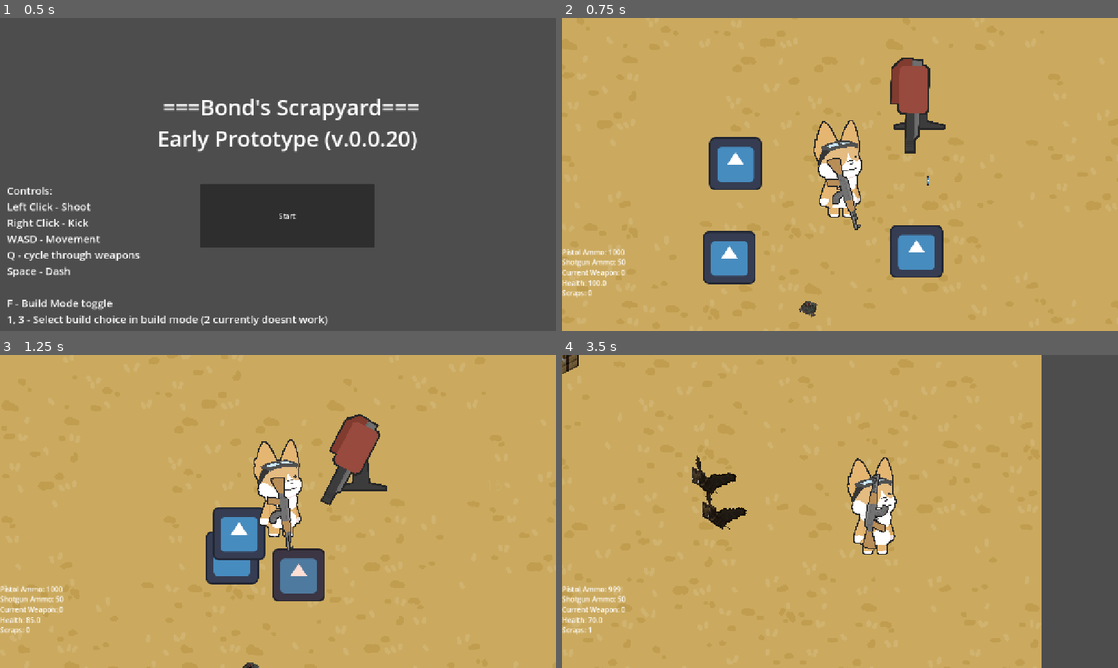
Above: before the commit, frames 1-4 (two rows, left to right).
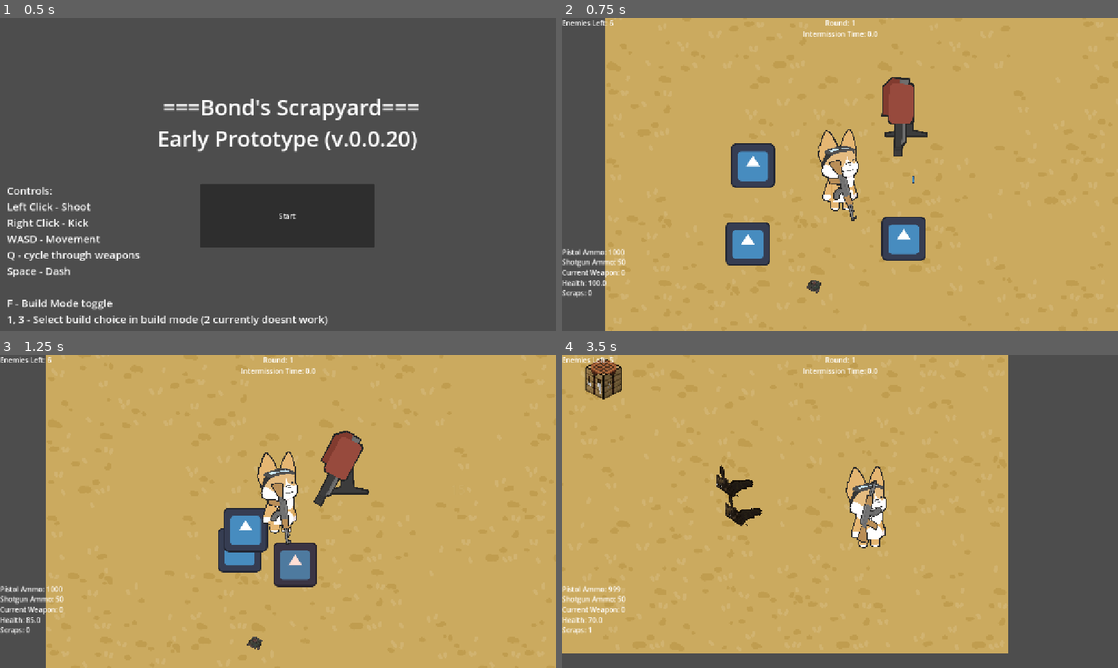
Above: after the commit, the same moments.

Repository: Recsaur/BondScrapyard
Game: Godot game, scene res://Scenes/main_menu.tscn
Same seed, same stepped clock (60 frames per second), same inputs: the game is played once before the commit and once after it. The engine's default icon, where the game draws it, is replaced by a stand-in: a white triangle on a blue panel in a dark square.
Inputs (mouse positions are in pixels of both pictures, inside the frame that each line leads up to):
- Up to frame 1 (0.5 s): no input
- Up to frame 2 (0.75 s): click "Start" at 0.5 s
- Up to frame 3 (1.25 s): no input
- Up to frame 4 (3.5 s): tap Enter at 1.25 s; move the mouse to (962, 495) at 1.27 s; hold D (right) 1.28-2.03 s; tap 1 (1_Build) at 1.35 s; click (962, 495) at 1.42 s; move the mouse to (728, 527) at 2.02 s; hold S (down) 2.03-2.78 s; tap 2 (2_Build) at 2.1 s; move the mouse to (895, 442) at 2.77 s; hold D (right) from 2.78 s (still down); tap 3 (3_Build) at 2.85 s

Frame 1 is identical in both runs. In frame 2, 17% of the frame differs, in the area x 0-100%, y 0-100%; in frame 3, 15%; in frame 4, 14%.

Commit message:
Added a round system and enemies left counter. Also added asset for shotgun and minor tweaks to scripts.

Diff:
--- a/Scenes/Characters/player.tscn
+++ b/Scenes/Characters/player.tscn
@@ -47,7 +47,7 @@
 
 [node name="Camera2D" type="Camera2D" parent="."]
 position = Vector2(0, -12)
-zoom = Vector2(1.5, 1.5)
+zoom = Vector2(1.25, 1.25)
 position_smoothing_enabled = true
 position_smoothing_speed = 10.0
 script = ExtResource("3_utp2y")
--- a/Scenes/Maps/Map.tscn
+++ b/Scenes/Maps/Map.tscn
@@ -77,4 +77,9 @@
 [node name="Bat_Enemy3" parent="." instance=ExtResource("9_jwcm4")]
 position = Vector2(1383, 404)
 
+[node name="IntermissionTimer" type="Timer" parent="."]
+wait_time = 15.0
+one_shot = true
+
 [connection signal="timeout" from="SpawnTimer" to="." method="_on_spawn_timer_timeout"]
+[connection signal="timeout" from="IntermissionTimer" to="." method="_on_intermission_timer_timeout"]
--- a/Scenes/Maps/map.gd
+++ b/Scenes/Maps/map.gd
@@ -1,21 +1,42 @@
 extends Node2D
 var Enemy_N_Path = preload("res://Scenes/Characters/enemy.tscn")
-
+var Enemy_B_Path = preload("res://Scenes/bat_enemy.tscn")
 # Called when the node enters the scene tree for the first time.
 func _ready() -> void:
 	pass # Replace with function body.
 
 
 func _physics_process(delta: float) -> void:
-	pass
+	var enemies_count = get_tree().get_nodes_in_group("Enemy").size()
+	if enemies_count <= 0:
+		GameTracker.No_enemies = true
+	else:
+		GameTracker.No_enemies = false
+	if GameTracker.No_enemies:
+		if $IntermissionTimer.is_stopped():
+			#print("ITS PLAYING OKAY??")
+			$IntermissionTimer.start()
+	GameTracker.Enemy_count = enemies_count
 
 func EnemySpawn(Type : String):
 	if Type == "Normal":
-		var Enemy = Enemy_N_Path.instantiate()
-		add_child(Enemy)
-
-
-
+		var EnemyNorm = Enemy_N_Path.instantiate()
+		add_child(EnemyNorm)
+	if Type == "Bat":
+		var EnemyBat = Enemy_B_Path.instantiate()
+		add_child(EnemyBat)
 
 func _on_spawn_timer_timeout() -> void:
-	EnemySpawn("Normal")
+	#EnemySpawn("Normal")
+	pass
+
+func _on_intermission_timer_timeout() -> void:
+	for N_Enemy in range(GameTracker.NEnemyAmt):
+		EnemySpawn("Normal")
+	for B_Enemy in range(GameTracker.NEnemyAmt):
+		EnemySpawn("Bat")
+	#include an if statement of if rounds are more than liek 3, then allow ranged enemies
+
+func IncreaseEnemyAmt():
+	#Add here the changing amount of enemy when spawning, call this too for like whern last line of intermission ending
+	pass
--- a/Scenes/Shotgun.tscn
+++ b/Scenes/Shotgun.tscn
@@ -2,7 +2,7 @@
 
 [ext_resource type="Script" uid="uid://bjhvllskgq0s7" path="res://Scenes/shotgun.gd" id="1_4kb2a"]
 [ext_resource type="Texture2D" uid="uid://ba5xwdoxwbj8x" path="res://Assets/icon.svg" id="1_rq3ky"]
-[ext_resource type="Texture2D" uid="uid://cmavie2elks18" path="res://Assets/shotgun.webp" id="2_fewfj"]
+[ext_resource type="Texture2D" uid="uid://bx5vl70rbsece" path="res://Assets/shotgun.png" id="2_fewfj"]
 
 [sub_resource type="Curve" id="Curve_m03g1"]
 _data = [Vector2(0, 0.49438208), 0.0, 0.0, 0, 0, Vector2(1, 0), 0.0, 0.0, 0, 0]
@@ -35,8 +35,8 @@
 position = Vector2(37, 0)
 
 [node name="Sprite2D2" type="Sprite2D" parent="Marker2D"]
-position = Vector2(-1.9073486e-06, 0)
-scale = Vector2(0.1, 0.1)
+position = Vector2(-30.999998, 0)
+scale = Vector2(0.051, 0.051)
 texture = ExtResource("2_fewfj")
 
 [node name="GPUParticles2D" type="GPUParticles2D" parent="."]
--- a/Scenes/player_ui.tscn
+++ b/Scenes/player_ui.tscn
@@ -34,3 +34,34 @@
 offset_right = 51.0
 offset_bottom = 644.0
 text = "Scraps"
+
+[node name="Rounds" type="Label" parent="."]
+anchors_preset = 5
+anchor_left = 0.5
+anchor_right = 0.5
+offset_left = -25.5
+offset_right = 25.5
+offset_bottom = 23.0
+grow_horizontal = 2
+pivot_offset = Vector2(25.5, 12)
+size_flags_horizontal = 4
+text = "Round"
+horizontal_alignment = 1
+vertical_alignment = 1
+
+[node name="EnemiesLeft" type="Label" parent="."]
+offset_right = 40.0
+offset_bottom = 23.0
+text = "EnemiesLeft"
+
+[node name="Intermission" type="Label" parent="."]
+anchors_preset = 5
+anchor_left = 0.5
+anchor_right = 0.5
+offset_left = -49.0
+offset_top = 25.0
+offset_right = 49.0
+offset_bottom = 48.0
+grow_horizontal = 2
+text = "Intermission"
+horizontal_alignment = 1
--- a/Scripts/GameTracker.gd
+++ b/Scripts/GameTracker.gd
@@ -11,3 +11,11 @@
 
 var Last_equipped = 0
 var FireratePistol = 0.25
+
+var Current_round = 1
+var No_enemies = false
+var Enemy_count = 0
+
+var NEnemyAmt = 2
+var BEnemyAmt = 3
+var REnemyAmt = 1
--- a/normal_sentry.gd
+++ b/normal_sentry.gd
@@ -22,7 +22,7 @@
 		#look_at(Current_target.global_position)
 
 func closest_enemy():
-	var enemies = get_tree().get_nodes_in_group("Enemy_Normal")
+	var enemies = get_tree().get_nodes_in_group("Enemy")
 	var nearest_enemy = null
 	var shortest_dist = INF
 	for enemy in enemies:
--- a/player_ui.gd
+++ b/player_ui.gd
@@ -4,6 +4,10 @@
 @onready var CurrentWeapon = $Currentweapon
 @onready var PlayerHealth = $PlayerHealth
 @onready var Scraps = $Scraps
+@onready var Rounds = $Rounds
+@onready var EnemiesLeft = $EnemiesLeft
+@onready var Intermission = $Intermission
+
 # Called when the node enters the scene tree for the first time.
 func _ready() -> void:
 	pass # Replace with function body.
@@ -16,4 +20,9 @@
 	CurrentWeapon.text = str("Current Weapon: ", get_parent().Current_weapon)
 	PlayerHealth.text = str("Health: ", GameTracker.player_health)
 	Scraps.text = str("Scraps: ", GameTracker.scrap_amt)
+	Rounds.text = str("Round: ", GameTracker.Current_round)
+	EnemiesLeft.text = str("Enemies Left: ", GameTracker.Enemy_count)
+	print("EY HEre")
+	print(get_parent().get_parent().get_node("IntermissionTimer").time_left)
+	Intermission.text = str("Intermission Time: ", "%0.1f" % get_parent().get_parent().get_node("IntermissionTimer").time_left)
 	pass
Binary file added: Assets/shotgun.png
Not shown, added: Assets/shotgun.png.import
